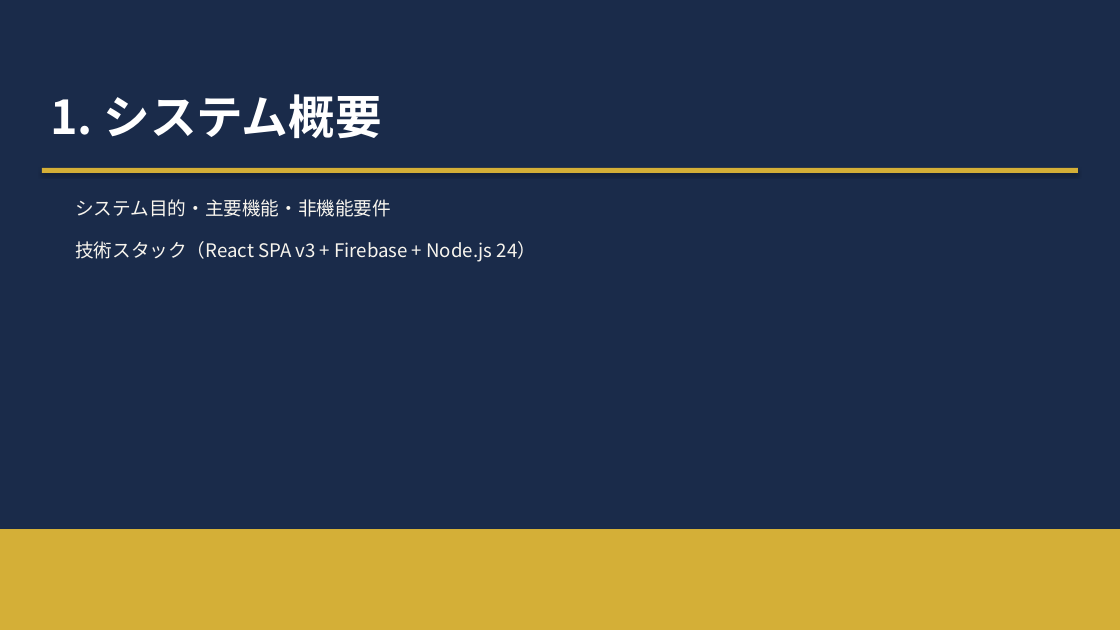
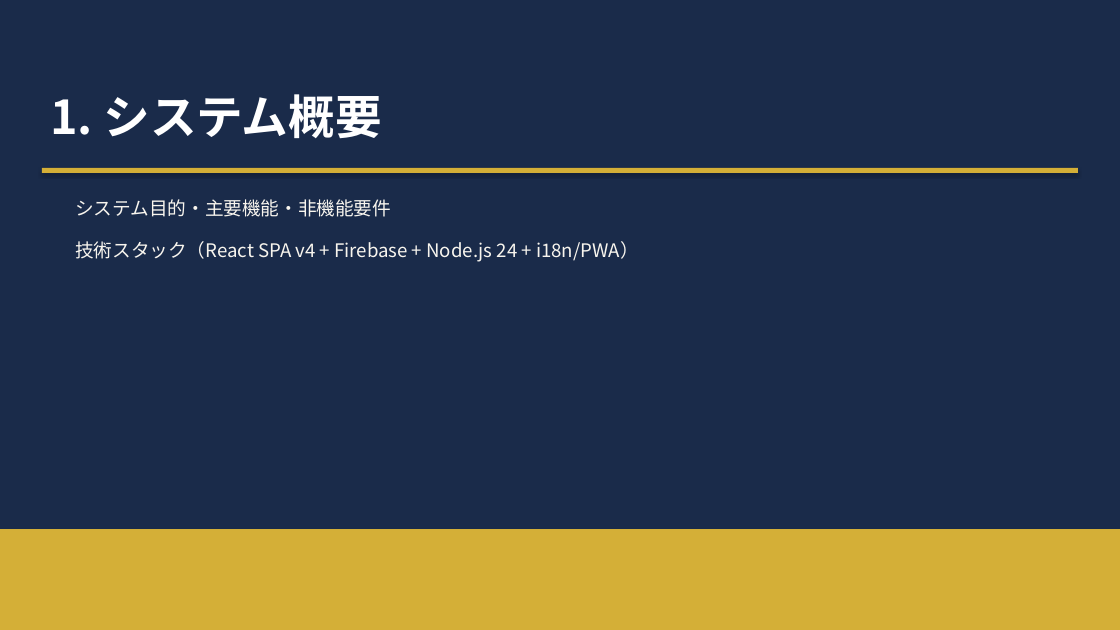
Before and after one commit to Kojinius/fukumoto-reservation, a slide deck: slide 3 of documents/specs/OnlineAppointSystem_詳細設計書.pptx. Drawn at 1120x630 pixels with LibreOffice and Linux fonts; fonts in the diff are those of the drawing. Boxes give left, top, right and bottom in pixels: in the first picture for what was removed or moved away, otherwise in the second. Text is boxed around its words. In the diff, an @@ line names an element or a change of style, - is before the commit and + after.

```diff
--- a/documents/specs/OnlineAppointSystem_詳細設計書.pptx
+++ b/documents/specs/OnlineAppointSystem_詳細設計書.pptx
@@ text at (x1=75, y1=241, x2=639, y2=262): text changed @@
-技術スタック（React SPA v3 + Firebase + Node.js 24）
+技術スタック（React SPA v4 + Firebase + Node.js 24 + i18n/PWA）
```
Also in this commit, not shown: 11 other slides changed, 6 slides added, 47 other files.
